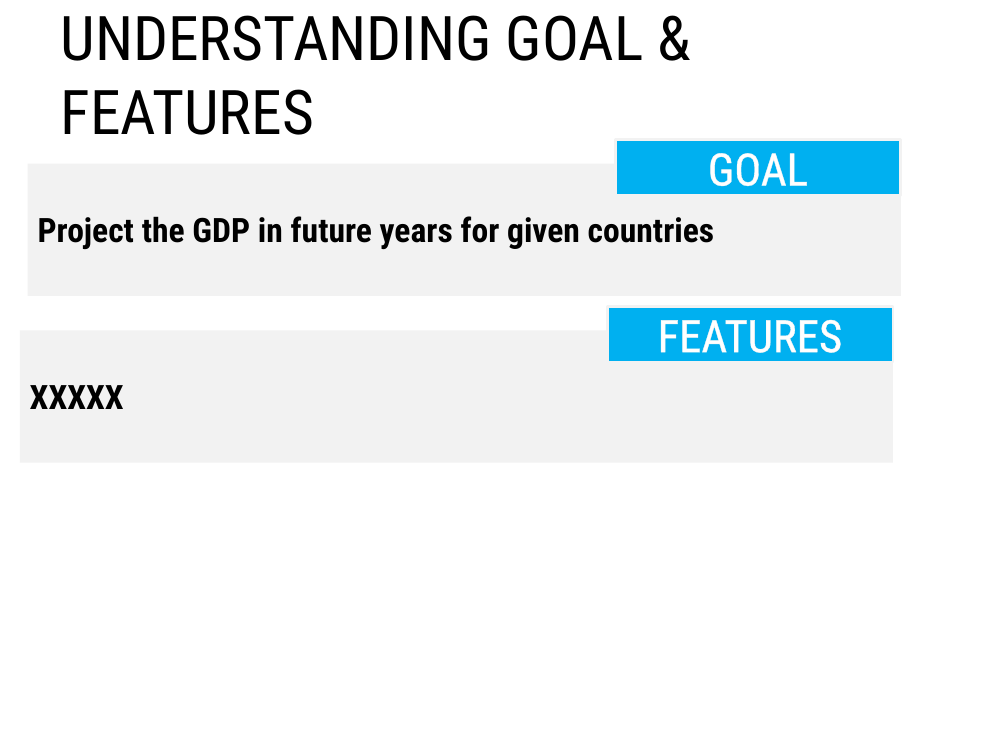
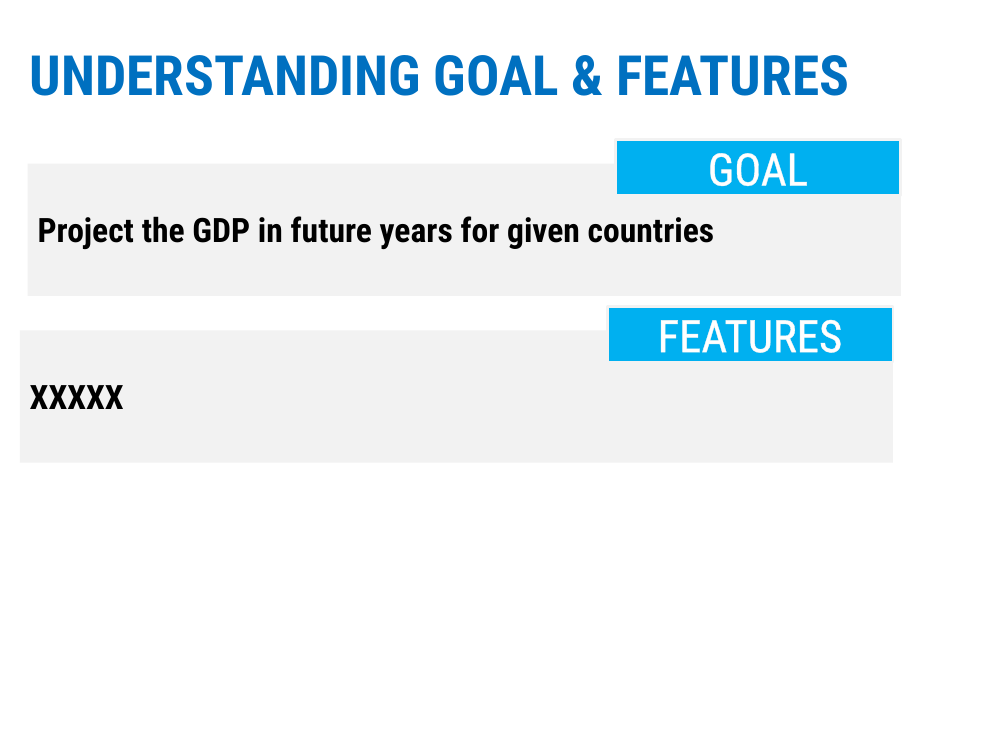
Before and after one commit to gusharani/Project, a slide deck: slide 3 of DS project ppt - Usha.pptx. Drawn at 1008x756 pixels with LibreOffice and Linux fonts; fonts in the diff are those of the drawing. Boxes give left, top, right and bottom in pixels: in the first picture for what was removed or moved away, otherwise in the second. Text is boxed around its words. In the diff, an @@ line names an element or a change of style, - is before the commit and + after.

```diff
--- a/DS project ppt - Usha.pptx
+++ b/DS project ppt - Usha.pptx
@@ title "UNDERSTANDING GOAL & FEATURES" moved from (x1=60, y1=15, x2=643, y2=135) to (x1=30, y1=55, x2=849, y2=96) @@
@@ title "UNDERSTANDING GOAL & FEATURES" at (x1=30, y1=55, x2=849, y2=96): size 44 to 39.6 pt, text colour #000000 to #0070C0, bold on @@
```
Also in this commit, not shown: 3 other slides changed, 2 slides added, 1 other file.
